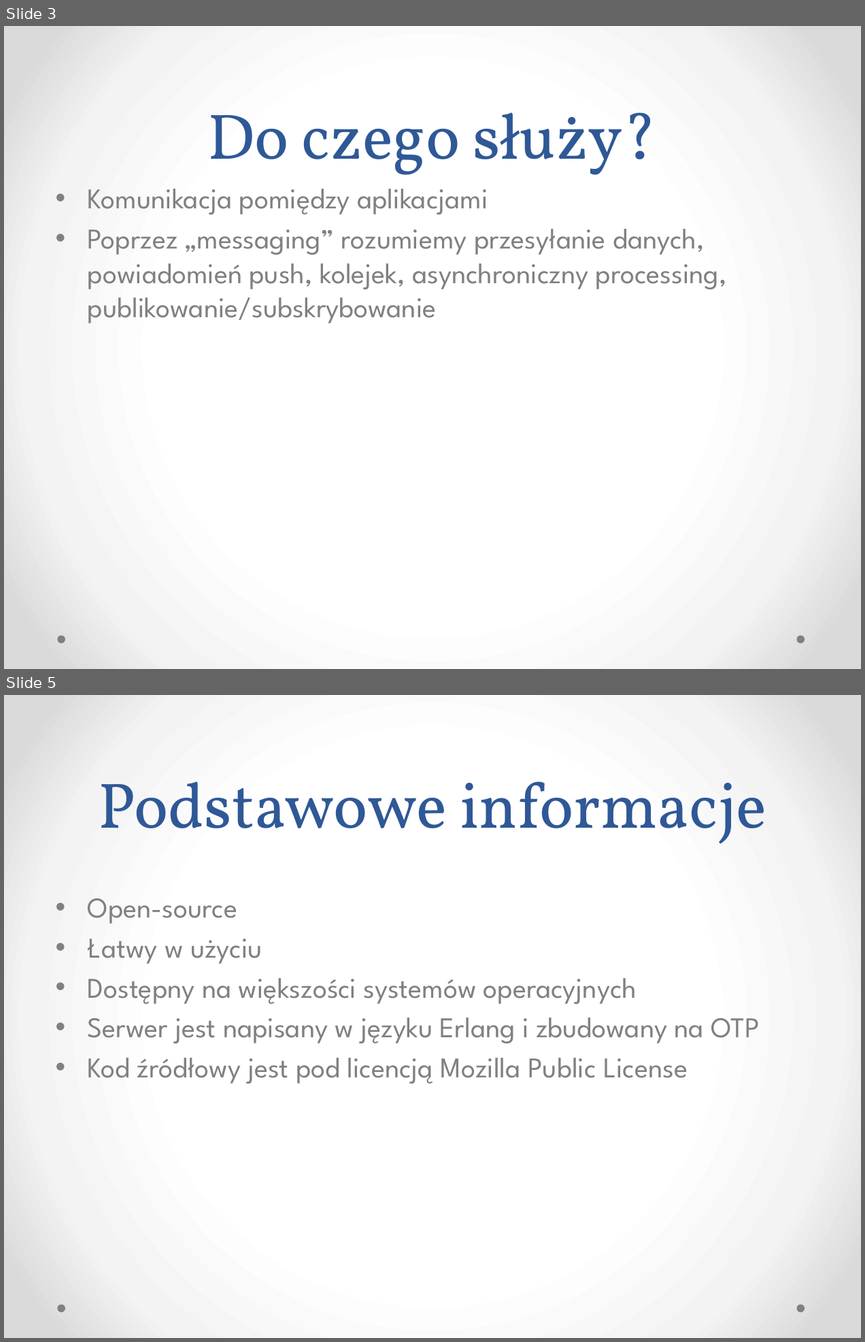
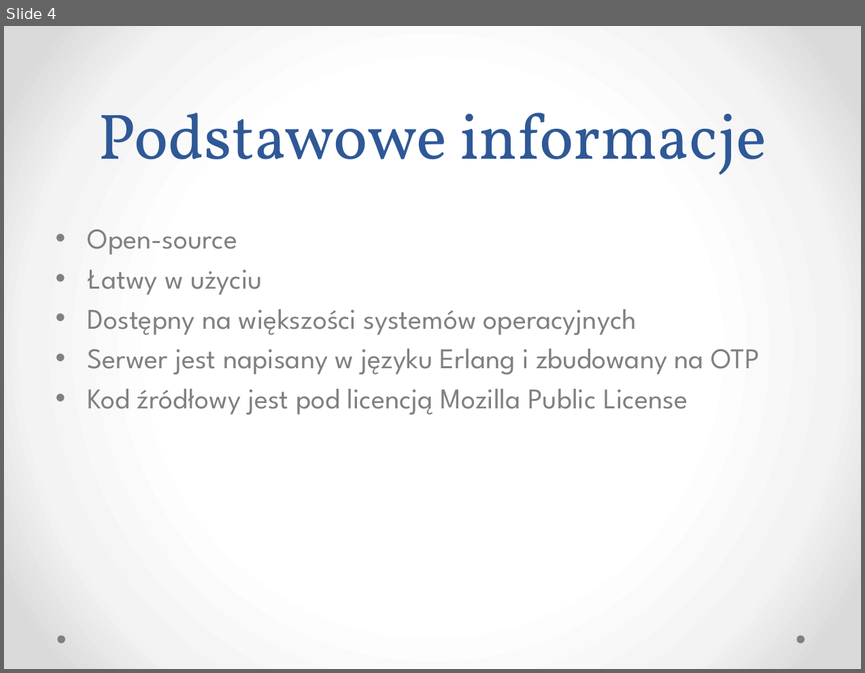
Before and after one commit to kajto/erlang-project, a slide deck: RabbitMQ.pptx. Shown one above the other, each under a label of ours: slides 3 and 5 before the commit, slide 4 after it; the slides between them are not shown. The pictures are 865x1342 and 865x673 pixels, drawn with LibreOffice and Linux fonts; fonts in the diff are those of the drawing. Boxes give left, top, right and bottom in pixels: in the first picture for what was removed or moved away, otherwise in the second. Text is boxed around its words. In the diff, an @@ line names an element or a change of style, - is before the commit and + after.

```diff
--- a/RabbitMQ.pptx
+++ b/RabbitMQ.pptx
@@ slide 3 removed at (4, 26, 861, 669), background gradient #FFFFFF to #F4F4F4 to #DADADA; not listed: 2 template elements that a slide beside it also shows @@
@@ title removed at (207, 112, 657, 175) @@
-Do czego służy?
@@ text removed at (88, 189, 727, 323) @@
-• Komunikacja pomiędzy aplikacjami
-• Poprzez „messaging” rozumiemy przesyłanie danych, powiadomień push, kolejek, asynchroniczny processing, publikowanie/subskrybowanie
@@ what was slide 5 is now slide 4 @@
```
Also in this commit, not shown: 5 slides changed, 3 slides added, 3 other slides removed.
